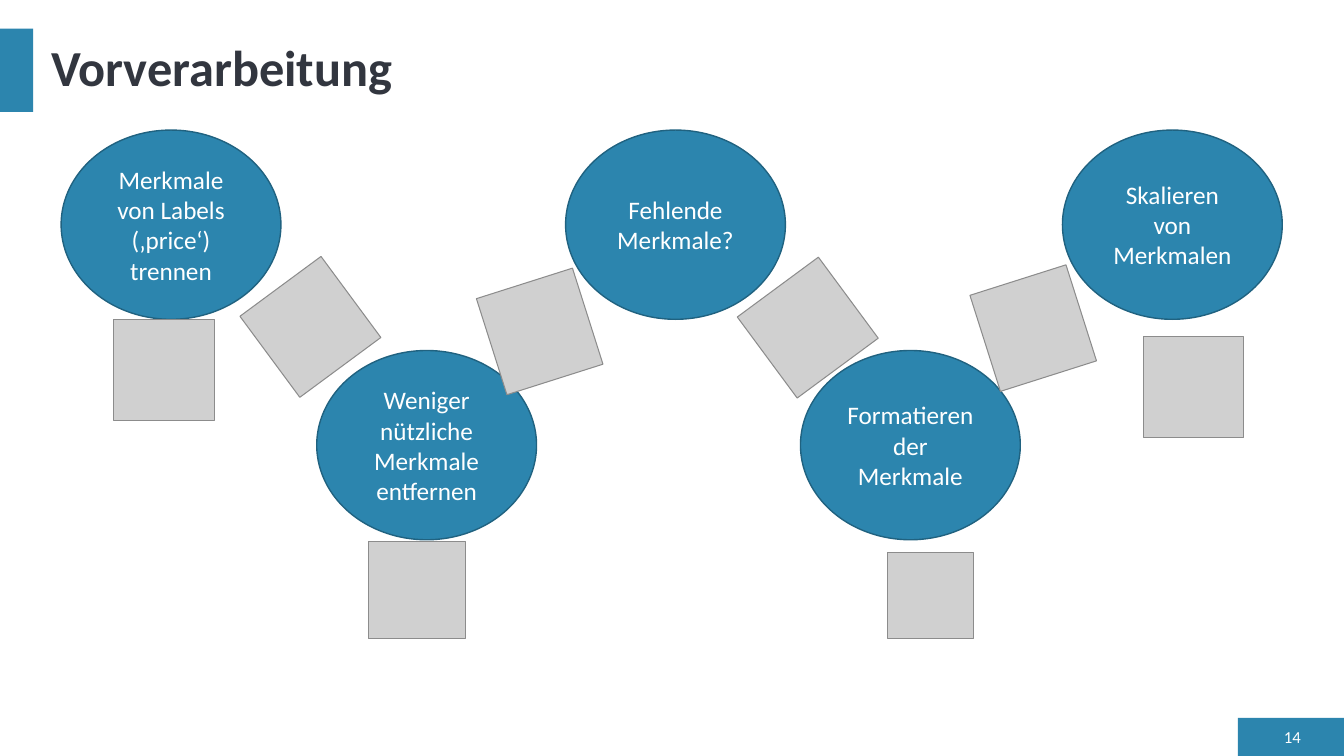
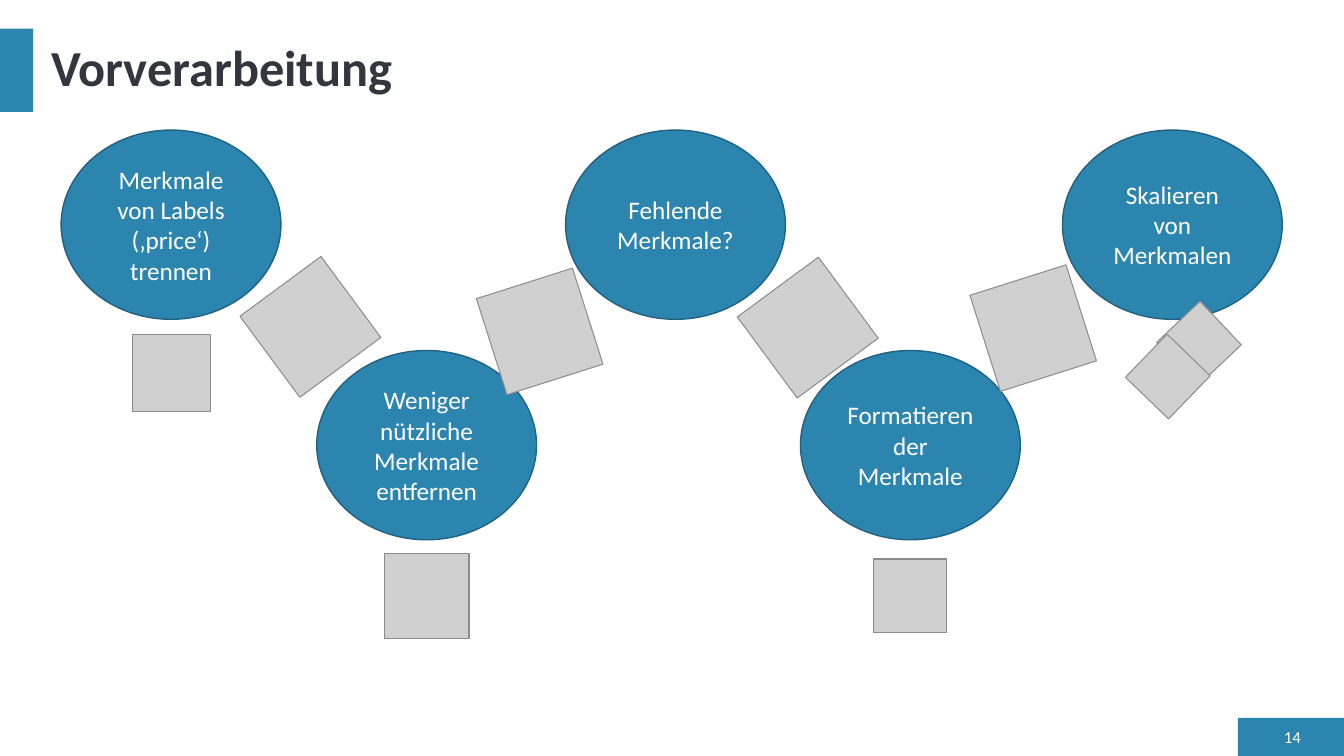
Before and after one commit to LennartFertig/DataExploration_HousePriceSeattle, a slide deck: slide 14 of project_presentation_Insight_Explorers.pptx. Drawn at 1344x756 pixels with LibreOffice and Linux fonts; fonts in the diff are those of the drawing; grey boxes stand for pictures. Boxes give left, top, right and bottom in pixels: in the first picture for what was removed or moved away, otherwise in the second. Text is boxed around its words. In the diff, an @@ line names an element or a change of style, - is before the commit and + after.

```diff
--- a/project_presentation_Insight_Explorers.pptx
+++ b/project_presentation_Insight_Explorers.pptx
@@ picture added at box(1157, 301, 1241, 385) @@
@@ picture: place and size @@
-picture at box(114, 320, 215, 420)
+picture at box(132, 335, 210, 412)
@@ picture added at box(1126, 335, 1210, 419) @@
@@ picture removed at box(1143, 337, 1244, 438) @@
@@ picture: place and size @@
-picture at box(368, 541, 466, 639)
+picture at box(384, 554, 469, 638)
@@ picture: place and size @@
-picture at box(888, 553, 974, 638)
+picture at box(874, 560, 948, 633)
```
Also in this commit, not shown: 6 other slides changed, 1 other file.
